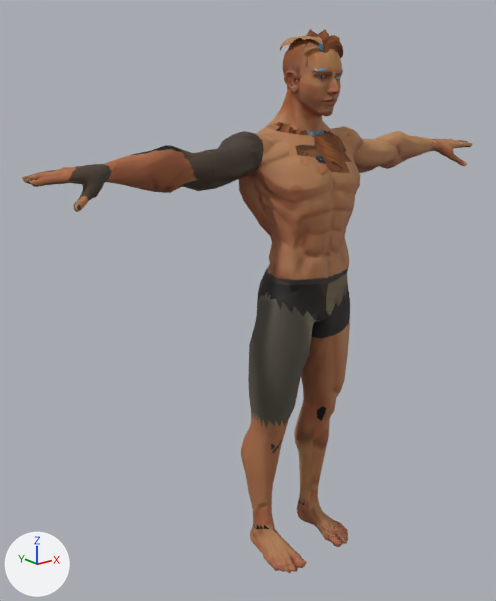
The glTF model modely/postavy/hrdinove/kluk_telo.gltf as it was, and as the next commit left it.
The view is the same before and after, from a 50 mm lens placed at (-1.565, -1.634, 1.673), pointed at (-0.14, 0.147, 0.96). Every picture has the same lights, and +X, +Y and +Z are marked at lower left. The picture after the commit comes second. Vertices at exactly the same position are counted once.

The first picture shows 'kluk_hair_simpleparted', 'kluk_telo_chodidla', 'kluk_telo_dekolt', 'kluk_telo_hlava', 'kluk_telo_lytka', 'kluk_telo_paze', 'kluk_telo_ruce', 'kluk_telo_stehna', 'kluk_telo_trup' and 1 more.
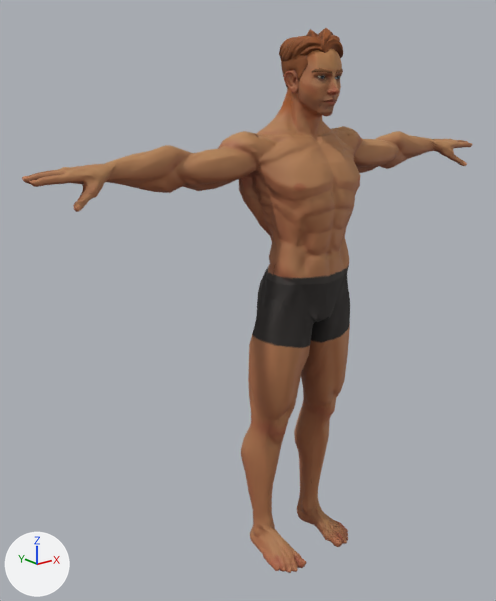
Where the change shows, as pixel boxes (x1, y1, x2, y2) in the pictures (496 x 601 px; the box of a moved part takes in the faces that stretch with it):
part 1 of me_plane_002, surface changed
    before: (280, 29, 341, 80)
    after: (279, 28, 341, 87)
part 2 of me_kluk_telo_dekolt, deleted (brown)
    before: (267, 121, 351, 176)
part 3 of me_kluk_telo_dekolt, surface changed (lighter)
    both: (286, 124, 345, 165)
part 4 of me_kluk_telo_paze, surface changed (lighter)
    both: (104, 131, 437, 193)
part 5 of me_kluk_telo_ruce, surface changed
    both: (22, 138, 470, 212)
part 6 of me_kluk_telo_stehna, surface changed
    both: (248, 286, 350, 429)
part 7 of me_kluk_telo_trup, moved or reshaped
    before: (256, 124, 360, 197)
    after: (256, 121, 360, 197)
part 8 of me_kluk_telo_trup, surface changed
    both: (245, 124, 348, 322)

What changed in the scene script:
```text
Change me_plane_002:
    where me_plane_002.from_pydata(...)  # 695 vertices, 1301 faces; spans x -0.085..0.09, y -0.079..0.108, z 1.661..1.84
    used by ob_kluk_hair_simpleparted; location = (0.0, 0.0, 0.0)
    me_plane_002 part 1: texture (UV) coordinates of 1301 of 1301 faces, centred in x -0.085..0.088, y -0.078..0.107, z 1.663..1.835, changed; they spanned u 0.28..0.99, v 0.37..0.97 and now span u 0.01..0.99, v 0.01..0.88
Change me_kluk_telo_dekolt:
    used by ob_kluk_telo_dekolt; location = (0.0, 0.0, 0.0)
    remove me_kluk_telo_dekolt.from_pydata(...)  # 138 vertices, 190 faces; spans x -0.126..0.126, y -0.11..0.152, z 1.407..1.566
    add me_kluk_telo_dekolt.from_pydata(...)  # 97 vertices, 124 faces; spans x -0.103..0.103, y -0.09..0.152, z 1.439..1.558
    me_kluk_telo_dekolt part 2
    41 vertices are removed from x -0.126..0.126, y -0.11..0.149, z 1.407..1.566
    66 faces are deleted
    me_kluk_telo_dekolt part 3: 124 kept faces spanning x -0.103..0.103, y -0.09..0.152, z 1.439..1.558 get new texture (UV) coordinates
Change me_kluk_telo_paze:
    where me_kluk_telo_paze.from_pydata(...)  # 445 vertices, 746 faces; spans x -0.721..0.721, y 0.003..0.16, z 1.365..1.539
    used by ob_kluk_telo_paze; location = (0.0, 0.0, 0.0)
    me_kluk_telo_paze part 4: texture (UV) coordinates of 746 of 746 faces, centred in x -0.71..0.71, y 0.004..0.159, z 1.367..1.535, changed; they spanned u 0.01..0.96, v 0.1..0.99 and now span u 0.01..0.99, v 0.01..0.99
Change me_kluk_telo_ruce:
    where me_kluk_telo_ruce.from_pydata(...)  # 1181 vertices, 2010 faces; spans x -0.93..0.93, y -0.03..0.11, z 1.37..1.47
    used by ob_kluk_telo_ruce; location = (0.0, 0.0, 0.0)
    me_kluk_telo_ruce part 5: texture (UV) coordinates of 2010 of 2010 faces, centred in x -0.93..0.93, y -0.03..0.11, z 1.37..1.47, changed; they spanned u 0.01..0.97, v 0.07..0.84 and now span u 0.01..0.96, v 0.01..0.9
Change me_kluk_telo_stehna:
    where me_kluk_telo_stehna.from_pydata(...)  # 318 vertices, 474 faces; spans x -0.195..0.195, y -0.091..0.141, z 0.523..1.022
    used by ob_kluk_telo_stehna; location = (0.0, 0.0, 0.0)
    me_kluk_telo_stehna part 6: texture (UV) coordinates of 474 of 474 faces, centred in x -0.194..0.194, y -0.076..0.138, z 0.543..1.008, changed; they spanned u 0.11..0.49, v 0.62..0.78 and now span u 0.33..0.63, v 0.62..0.85
Change me_kluk_telo_trup:
    used by ob_kluk_telo_trup; location = (0.0, 0.0, 0.0)
    remove me_kluk_telo_trup.from_pydata(...)  # 574 vertices, 882 faces; spans x -0.242..0.242, y -0.127..0.163, z 0.89..1.557
    add me_kluk_telo_trup.from_pydata(...)  # 600 vertices, 918 faces; spans x -0.242..0.242, y -0.127..0.163, z 0.89..1.566
    me_kluk_telo_trup part 7
    34 vertices are removed from x -0.168..0.168, y -0.119..0.16, z 1.291..1.549
    118 faces are deleted
    6 vertices move from x -0.105..0.105, y -0.12..0.148, z 1.384..1.553 to x -0.091..0.091, y -0.119..0.144, z 1.39..1.562
    60 vertices are added at x -0.168..0.168, y -0.119..0.162, z 1.276..1.566
    154 new faces join them
    me_kluk_telo_trup part 8: 193 kept faces spanning x -0.242..0.218, y -0.101..0.148, z 0.89..1.562 get new texture (UV) coordinates
```
